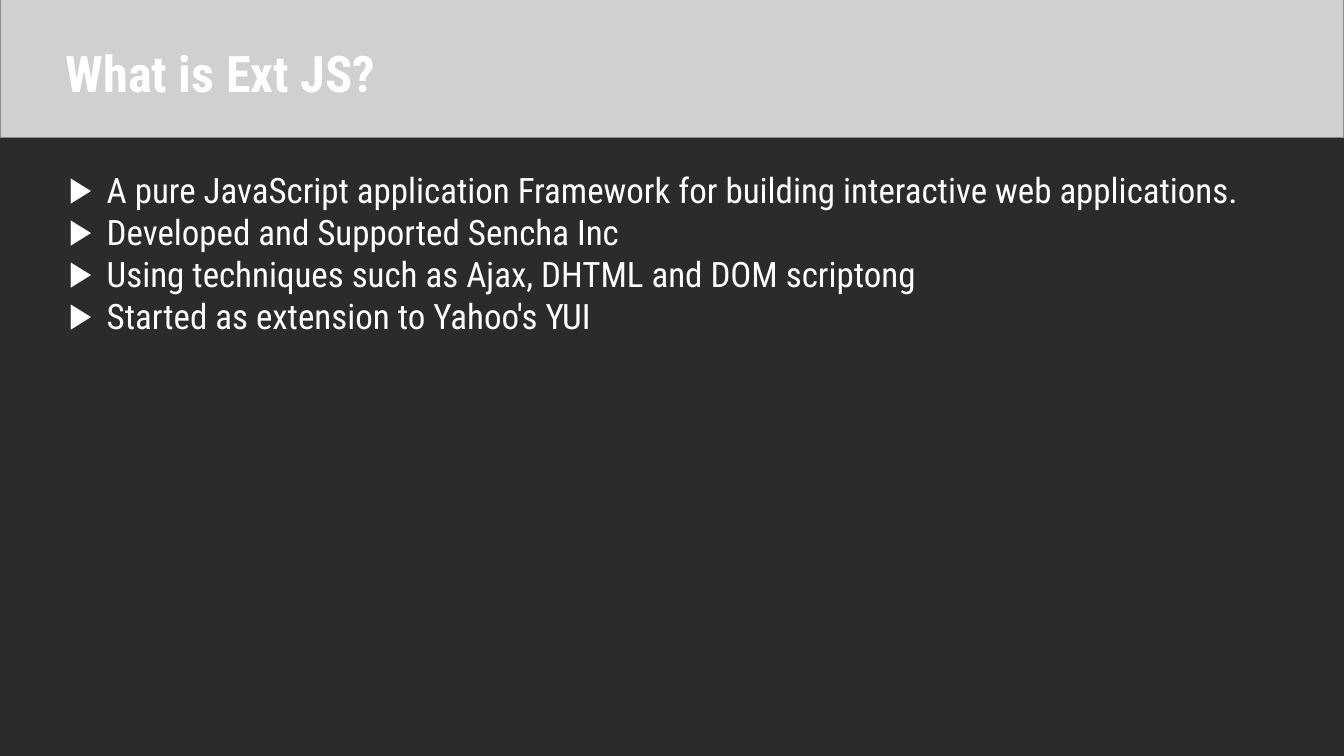
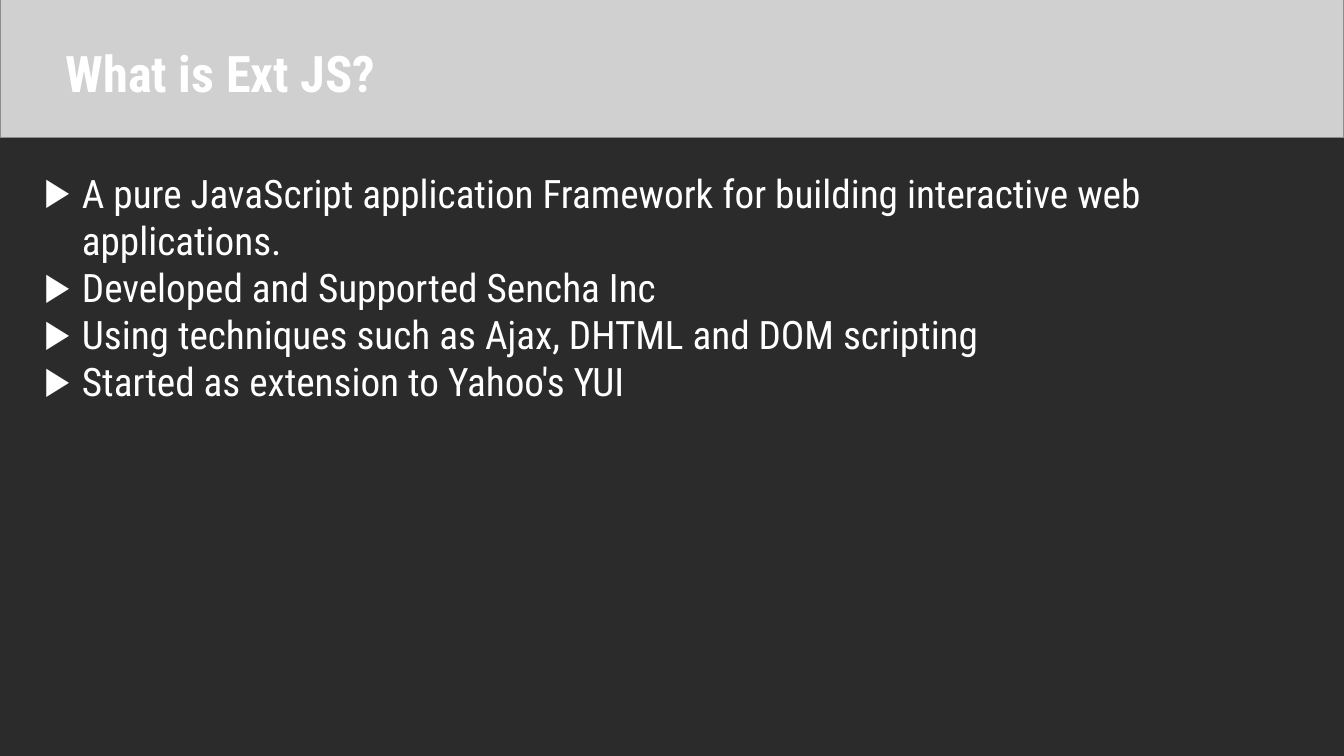
Before and after one commit to cminhho/ExtJS-Presentation, a slide deck: slide 4 of Introduction to Ext JS.pptx (slide 3 before the commit). Drawn at 1344x756 pixels with LibreOffice and Linux fonts; fonts in the diff are those of the drawing; grey boxes stand for pictures; background and template pictures are left out; a plain dark background stands for a picture behind light text. Boxes give left, top, right and bottom in pixels: in the first picture for what was removed or moved away, otherwise in the second. Text is boxed around its words. In the diff, an @@ line names an element or a change of style, - is before the commit and + after.

Commit message:
adding ext example.js

```diff
--- a/Introduction to Ext JS.pptx
+++ b/Introduction to Ext JS.pptx
@@ text "A pure JavaScript application Framework ..." moved from (x1=107, y1=176, x2=1238, y2=330) to (x1=82, y1=178, x2=1140, y2=397) @@
@@ text at (x1=82, y1=178, x2=1140, y2=397): size 25 to 28 pt in "A pure JavaScript application Framework for building ...", "Developed and Supported Sencha Inc", "Started as extension to Yahoo's YUI" @@
@@ text at (x1=82, y1=319, x2=978, y2=358): text changed; size 25 to 28 pt @@
-▶ Using techniques such as Ajax, DHTML and DOM scriptong
+▶ Using techniques such as Ajax, DHTML and DOM scripting
```
Also in this commit, not shown: 4 other slides changed, 3 slides removed.
